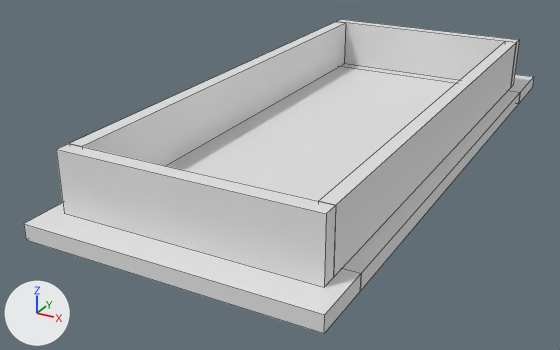
Renders of the Blender file Tombstone/Assets/3dmodels/curbs/00curb.blend from each side of a commit.
One viewpoint serves both versions: a 50 mm camera at (1.06, -1.4, 0.77) aimed at (-0.14, 0.77, -0.31). Arrows for +X, +Y and +Z are at lower left; the lights stay in place. Mesh edges are drawn as thin lines.

In view in the first picture: '0', '1'.
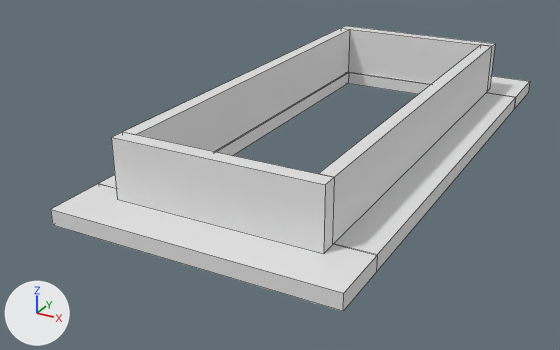
What differs and where, as boxes [x1, y1, x2, y2] in the pictures (560 x 350 px; the box of a moved part takes in the faces that stretch with it):
'0', reshaped, moved (17% narrower, 15% shorter)
    before: [56, 19, 519, 287]
    after: [111, 26, 495, 254]
'1', reshaped, moved (6% narrower, 11% shorter)
    before: [24, 64, 534, 334]
    after: [51, 72, 530, 311]
part 1 of me_cube_002, added
    after: [111, 132, 334, 254]
part 2 of me_cube_002, added
    after: [124, 28, 350, 152]
part 3 of me_cube_002, added
    after: [318, 45, 492, 245]
part 4 of me_cube_002, added
    after: [342, 26, 495, 91]
part 5 of me_cube_002, deleted
    before: [56, 144, 336, 287]
part 6 of me_cube_002, deleted
    before: [69, 22, 345, 166]
part 7 of me_cube_002, deleted
    before: [337, 19, 519, 87]
part 8 of me_cube_002, deleted
    before: [318, 41, 516, 277]
part 9 of me_cube_005, added
    after: [334, 93, 516, 272]
part 10 of me_cube_005, added
    after: [99, 72, 349, 188]
part 11 of me_cube_005, moved or reshaped
    before: [24, 203, 361, 334]
    after: [51, 184, 377, 311]
part 12 of me_cube_005, moved or reshaped
    before: [341, 64, 534, 103]
    after: [348, 72, 530, 109]
part 13 of me_cube_005, deleted
    before: [166, 66, 520, 291]

Patch to the scene script:
```diff
--- a/Tombstone/Assets/3dmodels/curbs/00curb.blend.py
+++ b/Tombstone/Assets/3dmodels/curbs/00curb.blend.py
@@ me_cube_002 @@
 me_cube_002.from_pydata(...)  # 32 vertices, 24 faces; spans x -0.4..0.4, y 0.0..1.82, z -0.19..0.0
 # used by ob_0; location = (0.0, 0.0, 0.0)
+# me_cube_002 part 1: a new loose piece, a box spanning x -0.33..0.33, y 0.0..0.049, z -0.19..0.0, in mat_mat1 (white #e7e7e7)
+# me_cube_002 part 2: a new loose piece, a box spanning x -0.33..-0.285, y 0.05..1.52, z -0.19..0.0, in mat_mat1 (white #e7e7e7)
+# me_cube_002 part 3: a new loose piece, a box spanning x 0.285..0.33, y 0.05..1.52, z -0.19..0.0, in mat_mat1 (white #e7e7e7)
+# me_cube_002 part 4: a new loose piece, a box spanning x -0.33..0.33, y 1.52..1.569, z -0.19..0.0, in mat_mat1 (white #e7e7e7)
+# me_cube_002 part 5: the loose piece of 8 vertices spanning x -0.4..0.4, y 0.0..0.05, z -0.19..0.0 is deleted
+# me_cube_002 part 6: the loose piece of 8 vertices spanning x -0.4..-0.36, y 0.05..1.77, z -0.19..0.0 is deleted
+# me_cube_002 part 7: the loose piece of 8 vertices spanning x -0.4..0.4, y 1.77..1.82, z -0.19..0.0 is deleted
+# me_cube_002 part 8: the loose piece of 8 vertices spanning x 0.36..0.4, y 0.05..1.77, z -0.19..0.0 is deleted
 me_cube_002.materials.append(mat_mat1)
@@ me_cube_005 @@
 me_cube_005.from_pydata(...)  # 24 vertices, 18 faces; spans x -0.45..0.45, y -0.1..1.98, z -0.24..-0.19
 # used by ob_1; location = (0.0, 0.0, 0.0)
+# me_cube_005 part 9: a new loose piece, a box spanning x 0.28..0.45, y 0.179..1.629, z -0.05..0.0, in mat_mat1 (white #e7e7e7)
+# me_cube_005 part 10: a new loose piece, a box spanning x -0.45..-0.28, y 0.179..1.629, z -0.05..0.0, in mat_mat1 (white #e7e7e7)
+# me_cube_005 part 11: the loose piece of 8 vertices spanning x -0.45..0.45, y -0.1..0.1, z -0.24..-0.19 is moved by (0.0, 0.08, 0.19)
+# me_cube_005 part 12: the loose piece of 8 vertices spanning x -0.45..0.45, y 1.73..1.98, z -0.24..-0.19 is moved by (0.0, -0.1, 0.19)
+# me_cube_005 part 13: the loose piece of 8 vertices spanning x -0.45..0.45, y 0.1..1.73, z -0.24..-0.19 is deleted
 me_cube_005.materials.append(mat_mat1)
@@ ob_0 @@
 ob_0 = bpy.data.objects.new('0', me_cube_002)
-ob_0.location = (0.0, 0.0, 0.0)
+ob_0.location = (0.0, 0.142, 0.0)
@@ ob_1 @@
 ob_1 = bpy.data.objects.new('1', me_cube_005)
-ob_1.location = (0.0, 0.0, 0.0)
+ob_1.location = (0.0, 0.022, -0.19)
```
